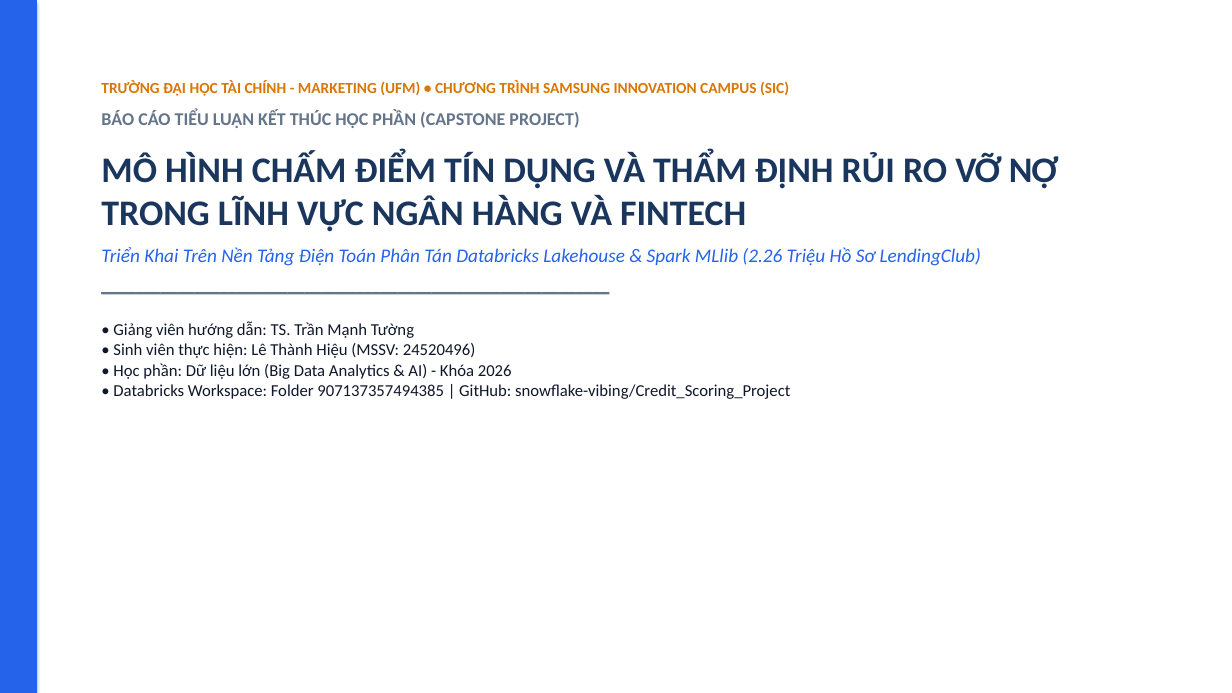
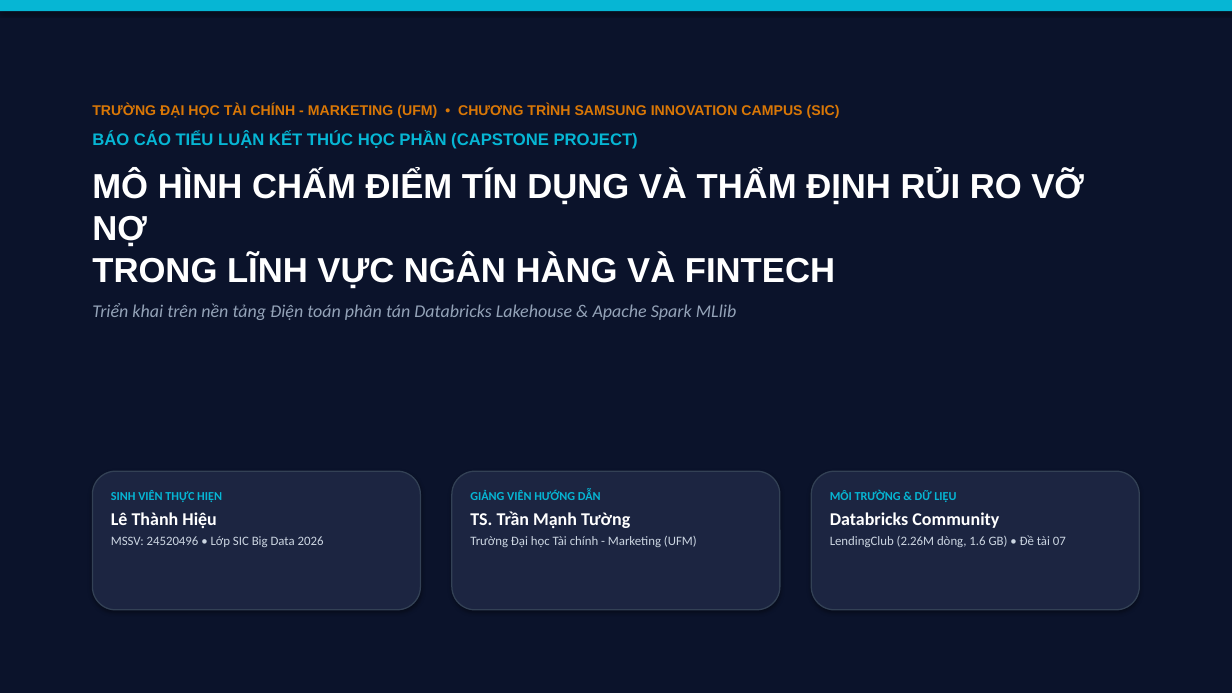
Before and after one commit to snowflake-vibing/Credit_Scoring_Project, a slide deck: slide 1 of slide_bao_ve_de_tai_7.pptx. Drawn at 1232x693 pixels with LibreOffice and Linux fonts; fonts in the diff are those of the drawing. Boxes give left, top, right and bottom in pixels: in the first picture for what was removed or moved away, otherwise in the second. Text is boxed around its words. In the diff, an @@ line names an element or a change of style, - is before the commit and + after.

```diff
--- a/slide_bao_ve_de_tai_7.pptx
+++ b/slide_bao_ve_de_tai_7.pptx
@@ rectangle: place and size @@
-rectangle at box(0, 0, 37, 693)
+rectangle at box(0, 0, 1232, 693)
@@ rectangle at box(0, 0, 1232, 693): fill #2563EB to #0B132B @@
@@ rectangle added at box(0, 0, 1232, 11), fill #06B6D4 @@
@@ text at box(92, 104, 1084, 289): size 12 to 11 pt in "TRƯỜNG ĐẠI HỌC TÀI CHÍNH - MARKETING ..."; font Calibri to Arial in "TRƯỜNG ĐẠI HỌC TÀI CHÍNH - MARKETING ...", "BÁO CÁO TIỂU LUẬN KẾT THÚC HỌC ...", "MÔ HÌNH CHẤM ĐIỂM TÍN DỤNG VÀ ..."; size 14 to 13 pt, text colour #64748B to #06B6D4 in "BÁO CÁO TIỂU LUẬN KẾT THÚC HỌC ..."; size 28 to 27 pt, text colour #1A365D to #FFFFFF in "MÔ HÌNH CHẤM ĐIỂM TÍN DỤNG VÀ ..."; less space between paragraphs @@
@@ text "TRƯỜNG ĐẠI HỌC TÀI CHÍNH ...": place and size @@
-text "TRƯỜNG ĐẠI HỌC TÀI CHÍNH ..." at box(101, 80, 1058, 399)
+text "TRƯỜNG ĐẠI HỌC TÀI CHÍNH ..." at box(92, 104, 1084, 320)
@@ text at box(92, 303, 736, 320): text changed; size 13 to 14 pt; text colour #0F172A to #94A3B8; italic on @@
-Triển Khai Trên Nền Tảng Điện Toán Phân Tán Databricks Lakehouse & Spark MLlib (2.26 Triệu Hồ Sơ LendingClub)
-━━━━━━━━━━━━━━━━━━━━━━━━━━━━━━━━━━━━━━━━━━━━━━━━━━━━━━━━━━━━
-• Giảng viên hướng dẫn: TS. Trần Mạnh Tường
-• Sinh viên thực hiện: Lê Thành Hiệu (MSSV: 24520496)
-• Học phần: Dữ liệu lớn (Big Data Analytics & AI) - Khóa 2026
-• Databricks Workspace: Folder 907137357494385 | GitHub: snowflake-vibing/Credit_Scoring_Project
+Triển khai trên nền tảng Điện toán phân tán Databricks Lakehouse & Apache Spark MLlib
@@ rounded rectangle added at box(92, 471, 421, 610), fill #1C2541, outline #334155 1 pt @@
@@ rounded rectangle added at box(452, 471, 780, 610), fill #1C2541, outline #334155 1 pt @@
@@ rounded rectangle added at box(811, 471, 1140, 610), fill #1C2541, outline #334155 1 pt @@
@@ text added at box(111, 490, 324, 547), 10 pt, text #CBD5E1 @@
+SINH VIÊN THỰC HIỆN
+Lê Thành Hiệu
+MSSV: 24520496 • Lớp SIC Big Data 2026
@@ text added at box(470, 489, 697, 547), 10 pt, text #CBD5E1 @@
+GIẢNG VIÊN HƯỚNG DẪN
+TS. Trần Mạnh Tường
+Trường Đại học Tài chính - Marketing (UFM)
@@ text added at box(830, 490, 1066, 547), 10 pt, text #CBD5E1 @@
+MÔI TRƯỜNG & DỮ LIỆU
+Databricks Community
+LendingClub (2.26M dòng, 1.6 GB) • Đề tài 07
```
Also in this commit, not shown: 9 slides added, 11 slides removed, 5 other files.
